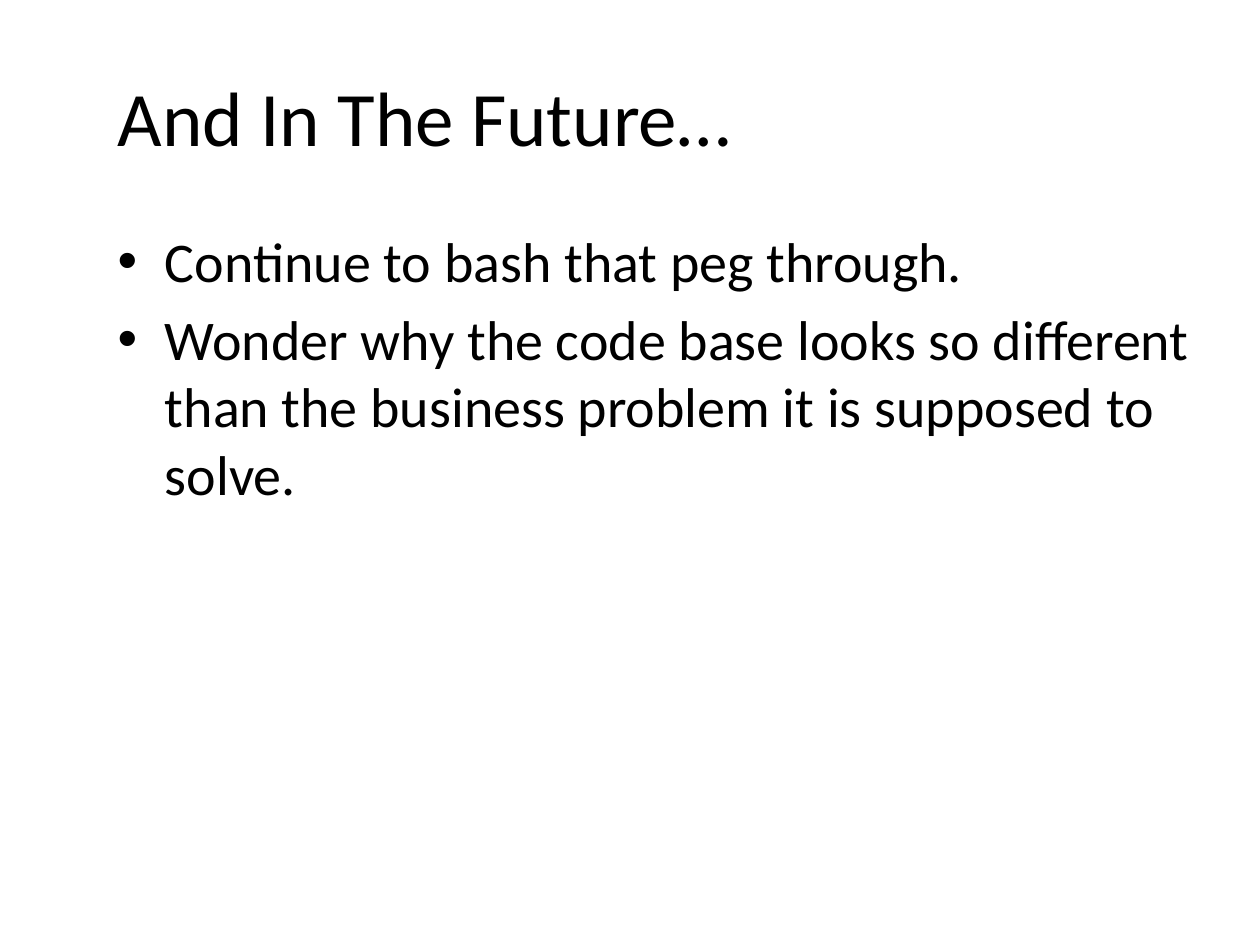
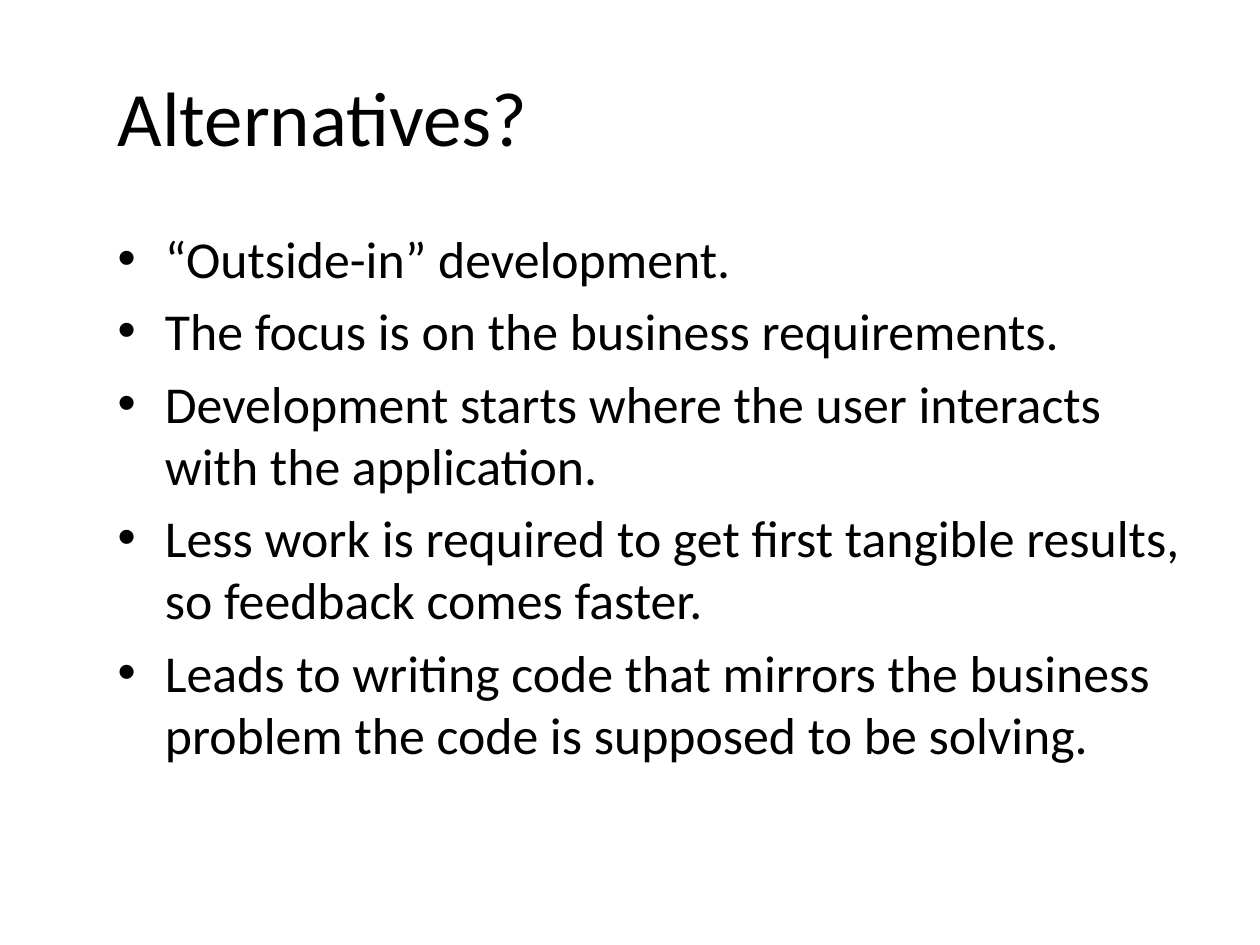
Before and after one commit to darrencauthon/SpecFlow-at-IowaCodeCamp, a slide deck: slide 6 of Outside In With SpecFlow.pptx. Drawn at 1260x945 pixels with LibreOffice and Linux fonts; fonts in the diff are those of the drawing; background and template pictures are left out. Boxes give left, top, right and bottom in pixels: in the first picture for what was removed or moved away, otherwise in the second. Text is boxed around its words. In the diff, an @@ line names an element or a change of style, - is before the commit and + after.

```diff
--- a/Outside In With SpecFlow.pptx
+++ b/Outside In With SpecFlow.pptx
@@ title at [118,92,528,147]: text changed @@
-And In The Future…
+Alternatives?
@@ text at [165,241,1179,763]: text changed; size 32 to 29.6 pt @@
-• Continue to bash that peg through.
-• Wonder why the code base looks so different than the business problem it is supposed to solve.
+• “Outside-in” development.
+• The focus is on the business requirements.
+• Development starts where the user interacts with the application.
+• Less work is required to get first tangible results, so feedback comes faster.
+• Leads to writing code that mirrors the business problem the code is supposed to be solving.
```
Also in this commit, not shown: 5 other slides changed, 12 slides removed, 1 other file.
